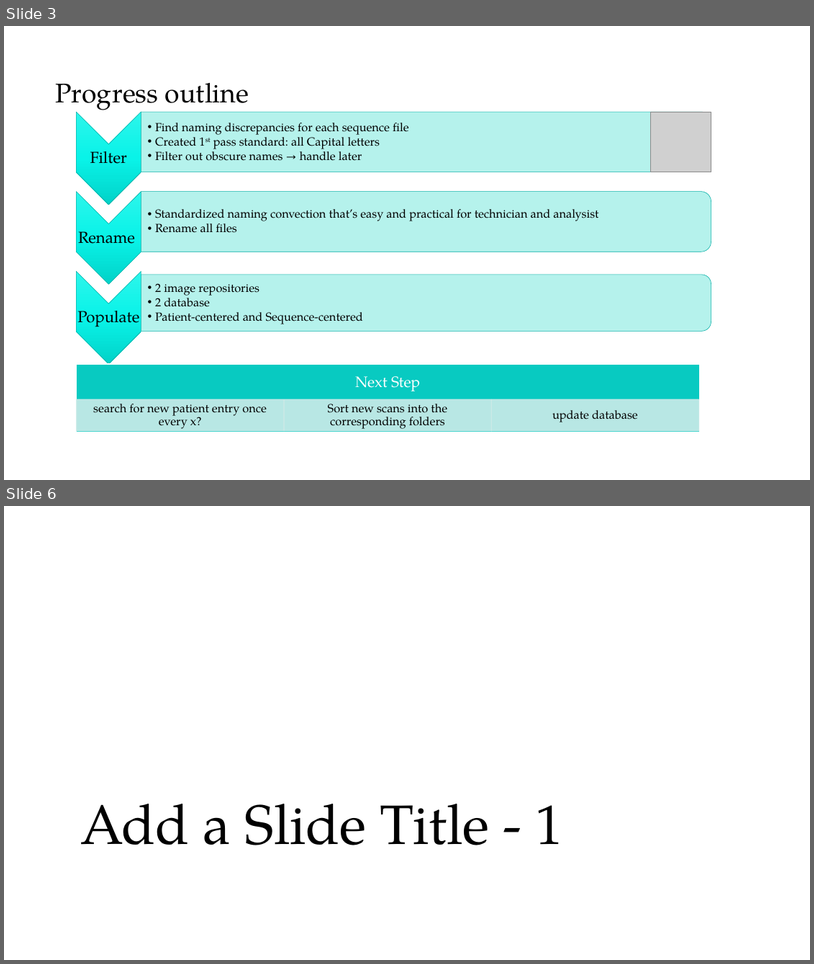
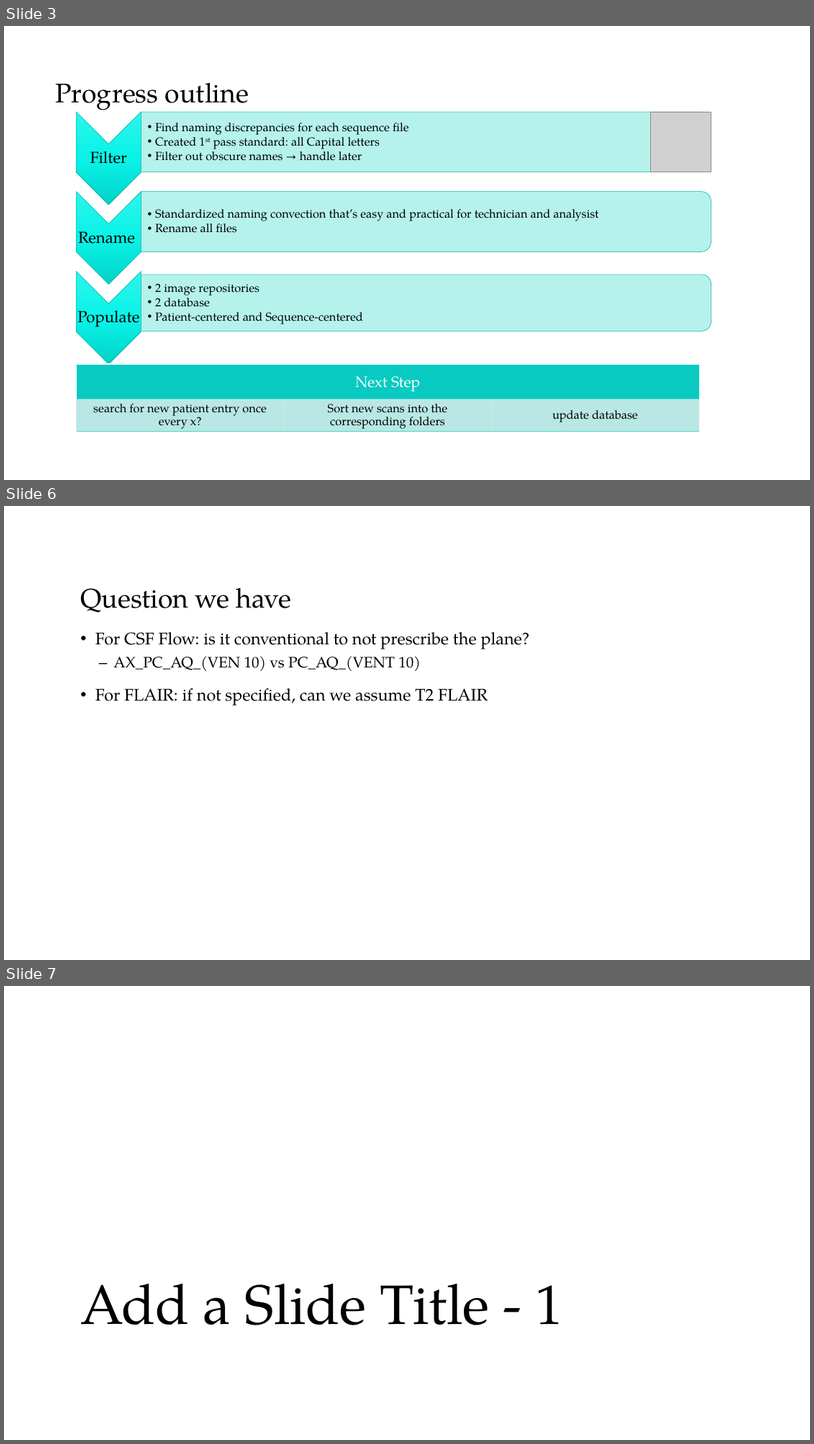
Before and after one commit to KeWei423/HMRI_work, a slide deck: Project_NaCl/Project_DO.pptx. Shown one above the other, each under a label of ours: slides 3 and 6 before the commit, slides 3, 6 and 7 after it; the slides between them are not shown. The pictures are 814x964 and 814x1444 pixels, drawn with LibreOffice and Linux fonts; fonts in the diff are those of the drawing; grey boxes stand for pictures; background and template pictures are left out. Boxes give left, top, right and bottom in pixels: in the first picture for what was removed or moved away, otherwise in the second. Text is boxed around its words. In the diff, an @@ line names an element or a change of style, - is before the commit and + after.

```diff
--- a/Project_NaCl/Project_DO.pptx
+++ b/Project_NaCl/Project_DO.pptx
@@ slide 6 added at [4, 506, 810, 960], background picture (left out) @@
@@ title added at [80, 588, 292, 613], 32 pt, text #000000 @@
+Question we have
@@ text added at [95, 632, 530, 705], 20 pt, text #000000 @@
+• For CSF Flow: is it conventional to not prescribe the plane?
+  – AX_PC_AQ_(VEN 10) vs PC_AQ_(VENT 10)
+• For FLAIR: if not specified, can we assume T2 FLAIR
@@ what was slide 6 is now slide 7 @@
```
Also in this commit, not shown: 2 slides changed, 6 other files.
